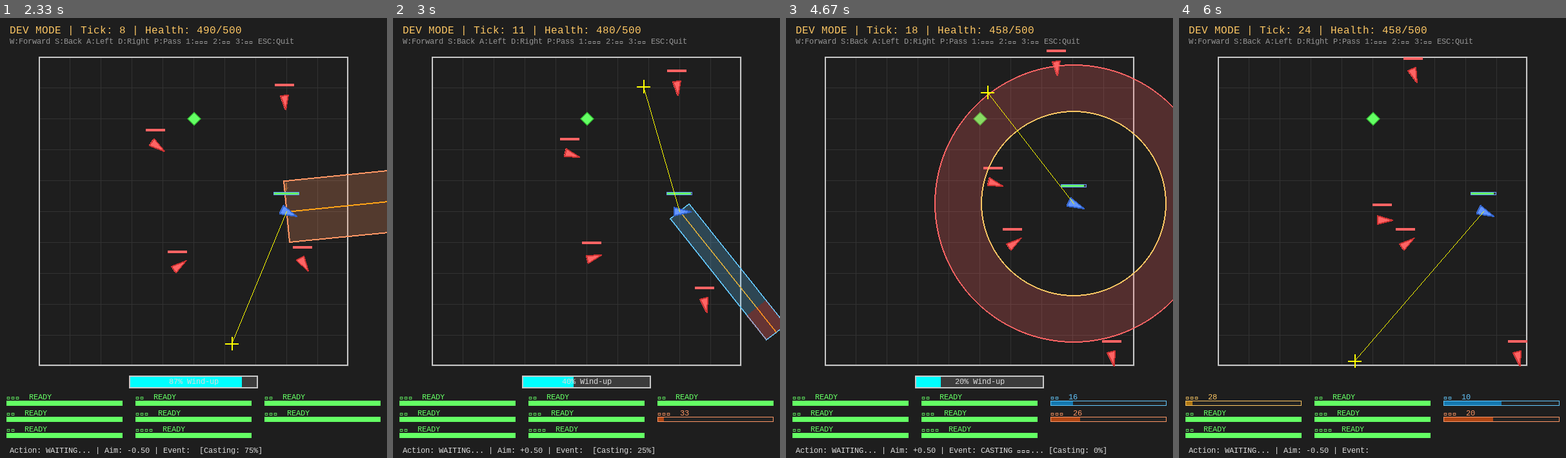
Above: before the commit, frames 1-4 (left to right).
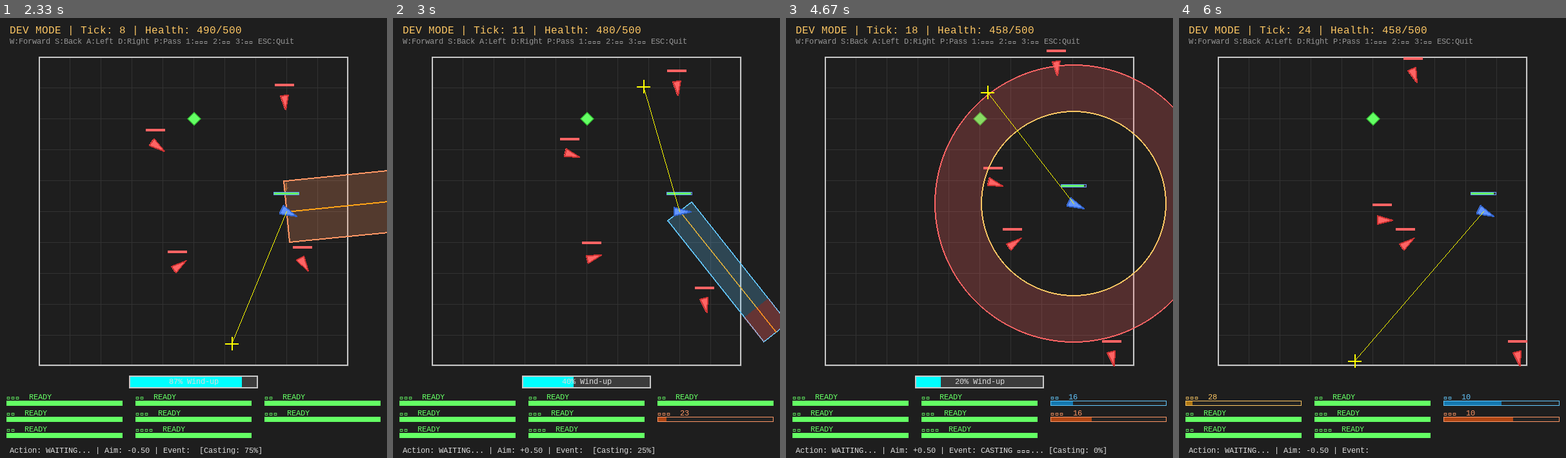
Above: after the commit, the same moments.

Repository: BlueRadio57445/White-Tower-AI-Boss
Game: pygame game, started from 強化學習專案/純白之塔_RL/dev_mode.py
Same seed, same stepped clock (60 frames per second), same inputs: the game is played once before the commit and once after it.
Inputs (mouse positions are in pixels of both pictures, inside the frame that each line leads up to):
- Up to frame 1 (2.33 s): hold D 0.33-0.8 s; move the mouse to (178, 264) at 0.37 s; tap 6 at 0.83 s; hold W 1.17-1.47 s; move the mouse to (193, 273) at 1.2 s; tap 3 at 1.32 s; hold D 1.5-1.97 s; move the mouse to (100, 246) at 1.53 s; tap 1 at 1.65 s; hold A from 2 s (still down); move the mouse to (232, 343) at 2.03 s; tap 2 at 2.15 s
- Up to frame 2 (3 s): release A at 2.53 s; hold S 2.57-2.87 s; move the mouse to (466, 348) at 2.6 s; tap 3 at 2.72 s; hold A from 2.9 s (still down); move the mouse to (644, 88) at 2.93 s
- Up to frame 3 (4.67 s): tap 1 at 3.05, 4.55 s; release A at 3.3 s; hold W 3.33-3.7 s; move the mouse to (1118, 400) at 3.37 s; tap 2 at 3.48 s; hold D 3.73-4.37 s; move the mouse to (1025, 282) at 3.77 s; tap 3 at 3.88 s; hold S from 4.4 s (still down); move the mouse to (987, 92) at 4.43 s
- Up to frame 4 (6 s): release S at 4.77 s; hold A 4.8-5.27 s; move the mouse to (1279, 154) at 4.83 s; tap 2 at 4.95 s; hold D 5.3-5.77 s; move the mouse to (1233, 229) at 5.33 s; tap 3 at 5.45 s; hold W from 5.8 s (still down); move the mouse to (1353, 361) at 5.83 s; tap 1 at 5.95 s

Frame 1 is identical in both runs. In frame 2, 0.7% of the frame differs, in the area x 70-100%, y 41-92%; in frame 3, less than 0.1%; in frame 4, less than 0.1%.

Commit message:
更改技能參數，平衡性調整

Diff:
--- a/強化學習專案/純白之塔_RL/game/player.py
+++ b/強化學習專案/純白之塔_RL/game/player.py
@@ -124,7 +124,7 @@
                     shape_type=SkillShapeType.RECTANGLE,
                     extra_params={
                         "length": 5.0,
-                        "width": 0.8,
+                        "width": 1.0,
                         "tip_range_start": 4.0,
                         "tip_damage": 50.0
                     }
@@ -151,7 +151,7 @@
                 "soul_claw": SkillConfig(
                     skill_id="soul_claw",
                     name="靈魂爪",
-                    cooldown_ticks=35,
+                    cooldown_ticks=25,
                     wind_up_ticks=8,
                     can_move_during_wind_up=False,
                     requires_aim=True,
@@ -170,7 +170,7 @@
                 "soul_palm": SkillConfig(
                     skill_id="soul_palm",
                     name="靈魂掌",
-                    cooldown_ticks=35,
+                    cooldown_ticks=25,
                     wind_up_ticks=8,
                     can_move_during_wind_up=False,
                     requires_aim=True,
@@ -194,13 +194,13 @@
                     can_move_during_wind_up=True,  # Can move in pool
                     requires_aim=False,
                     aim_actor_index=-1,
-                    damage=35.0,  # Emerge damage
+                    damage=15.0,  # Emerge damage
                     range=2.5,  # Emerge radius
                     angle_tolerance=0.0,  # Not used
                     shape_type=SkillShapeType.BLOOD_POOL,
                     extra_params={
-                        "pool_duration": 15,  # 15 ticks in pool (~3 seconds)
-                        "emerge_damage": 35.0,
+                        "pool_duration": 8,
+                        "emerge_damage": 15.0,
                         "emerge_radius": 2.5,
                     }
                 ),
